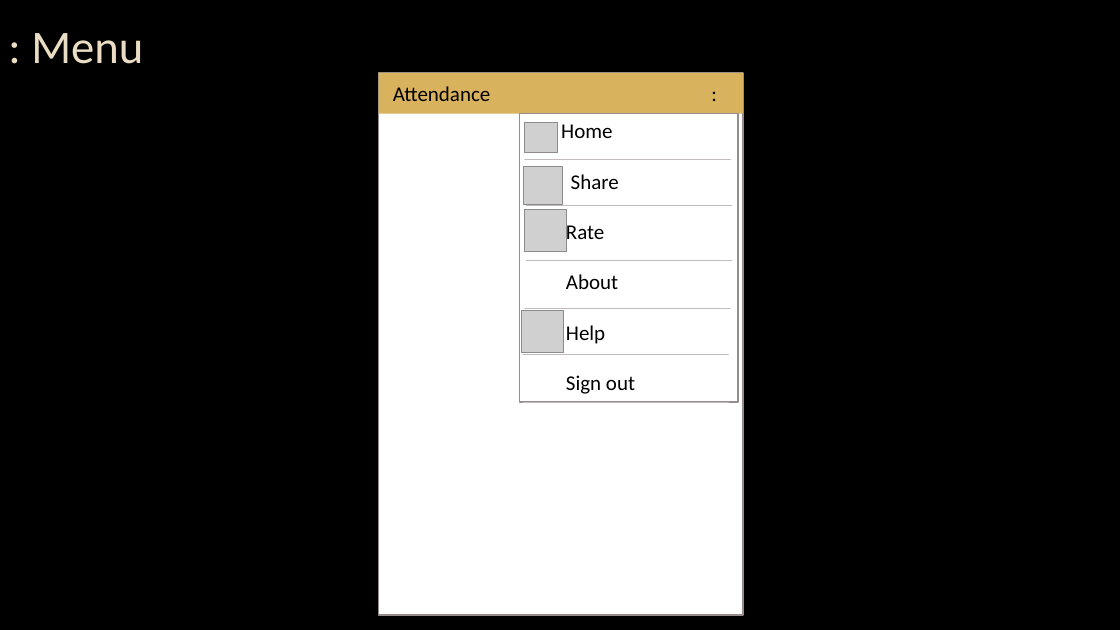
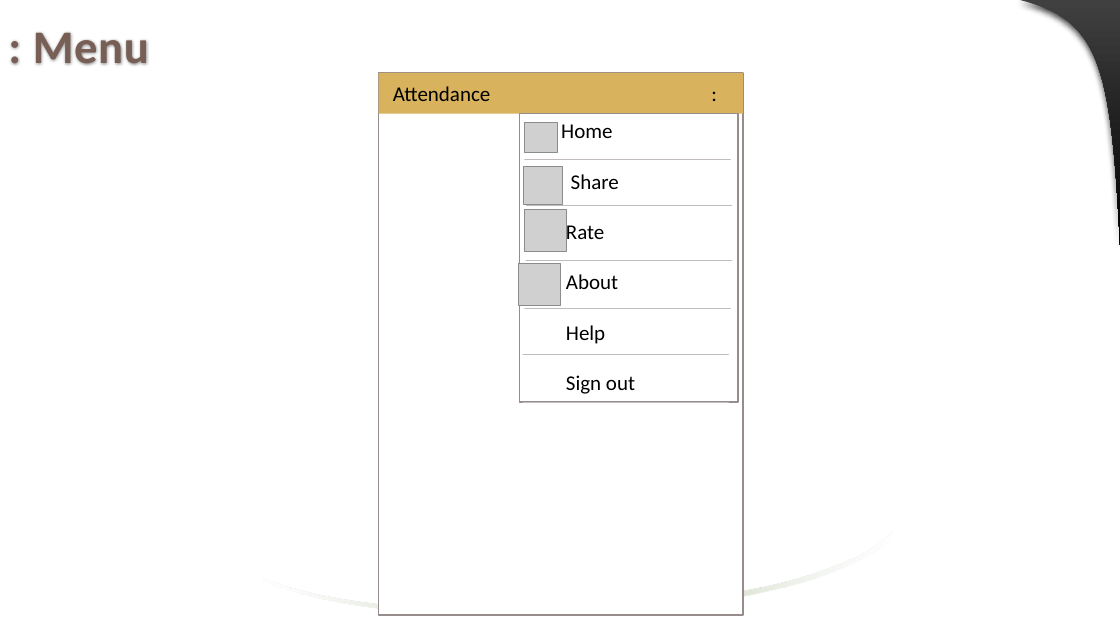
Before and after one commit to jaenudin86/Attendance, a slide deck: slide 10 of Attendance Wireframes.pptx (slide 3 before the commit). Drawn at 1120x630 pixels with LibreOffice and Linux fonts; fonts in the diff are those of the drawing; grey boxes stand for pictures; background and template pictures are left out. Boxes give left, top, right and bottom in pixels: in the first picture for what was removed or moved away, otherwise in the second. Text is boxed around its words. In the diff, an @@ line names an element or a change of style, - is before the commit and + after.

```diff
--- a/Attendance Wireframes.pptx
+++ b/Attendance Wireframes.pptx
@@ background picture (left out) to #FFFFFF @@
@@ title ": Menu" at [33, 32, 149, 65]: text colour #EBDDC3 to #775F55, letter spacing 0 to 0.5 pt, letter outline #404040 0.75 pt to none, bold on @@
@@ freeform shape added at [1020, 0, 1120, 245], fill gradient #414141 to #000000 @@
@@ picture: place and size @@
-picture at [522, 311, 564, 353]
+picture at [519, 264, 561, 306]
@@ freeform shape added at [262, 532, 892, 616], fill gradient #FFFFFF to #9CB084 @@
```
Also in this commit, not shown: 35 other slides changed, 7 slides added, 3 slides removed, 1 other file.
